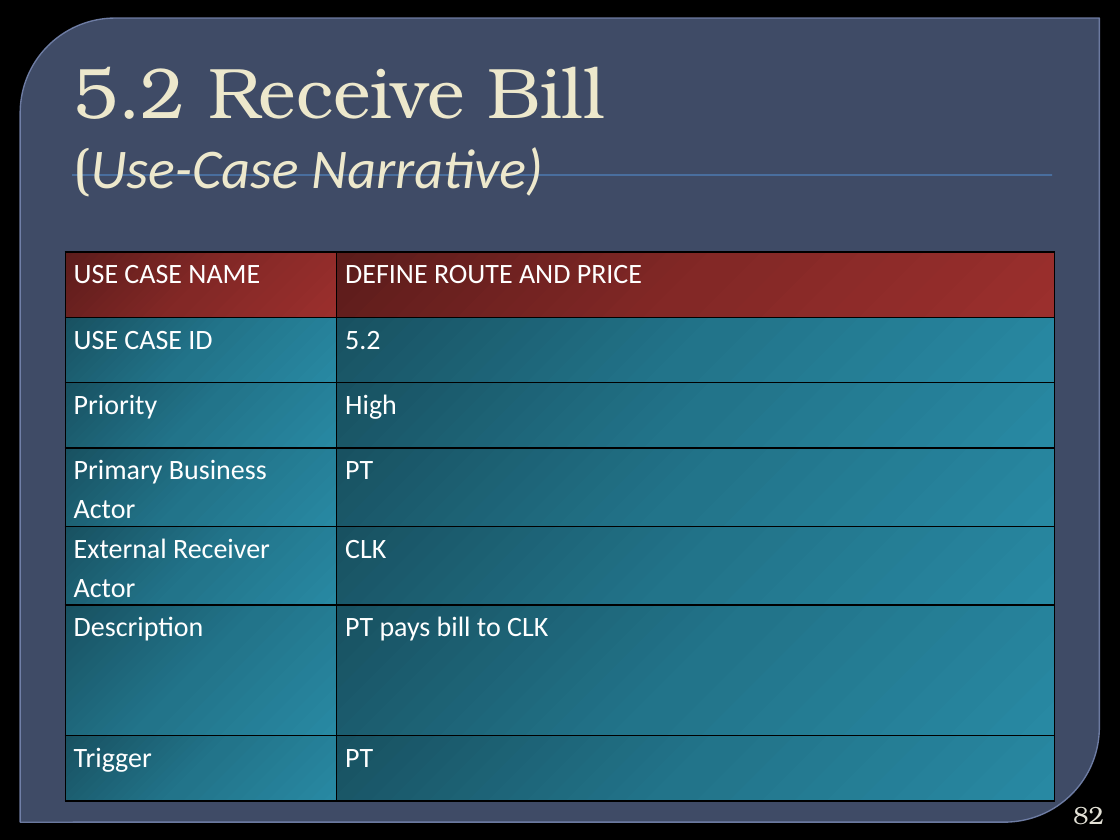
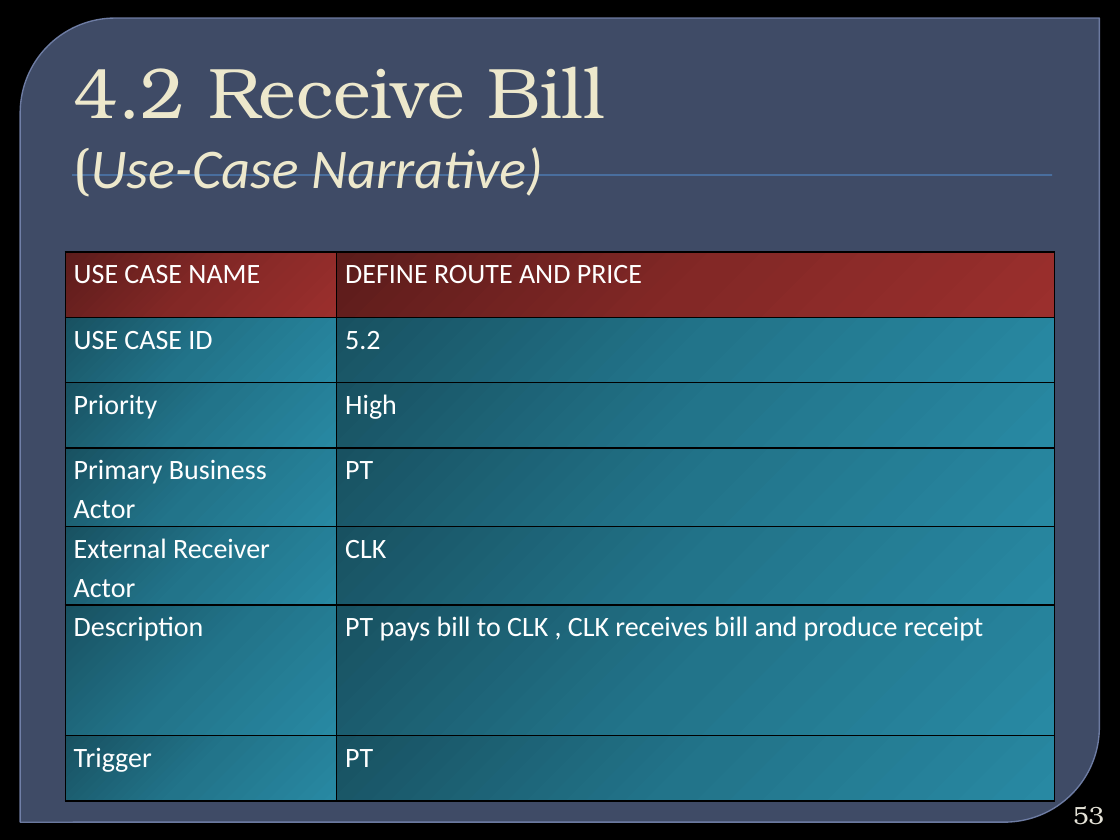
Before and after one commit to bimurtobadhan/CSE308HospitalManagementSystem1005016, a slide deck: slide 53 of Week 2/Hospital Management System.pptx (slide 82 before the commit). Drawn at 1120x840 pixels with LibreOffice and Linux fonts; fonts in the diff are those of the drawing; background and template pictures are left out. Boxes give left, top, right and bottom in pixels: in the first picture for what was removed or moved away, otherwise in the second. Text is boxed around its words. In the diff, an @@ line names an element or a change of style, - is before the commit and + after.

```diff
--- a/Week 2/Hospital Management System.pptx
+++ b/Week 2/Hospital Management System.pptx
@@ title at (x1=74, y1=66, x2=605, y2=197): text changed @@
-5.2 Receive Bill
-(Use-Case Narrative)
+4.2 Receive Bill
+(Use-Case Narrative)
@@ table at (x1=65, y1=252, x2=1054, y2=799) @@
-row 6, column 2: PT pays bill to CLK
+row 6, column 2: PT pays bill to CLK , CLK receives bill and produce receipt
@@ page number at (x1=1073, y1=806, x2=1104, y2=825): text changed @@
-82
+53
```
Also in this commit, not shown: 25 other slides changed, 32 slides removed, 4 other files.
